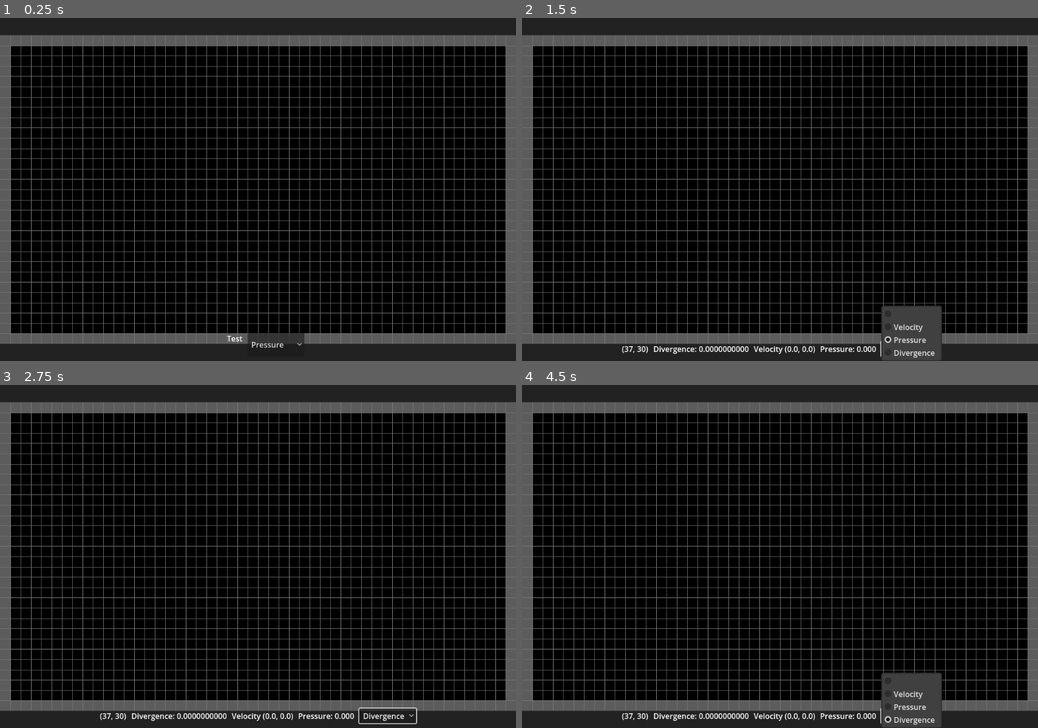
Above: before the commit, frames 1-4 (two rows, left to right).
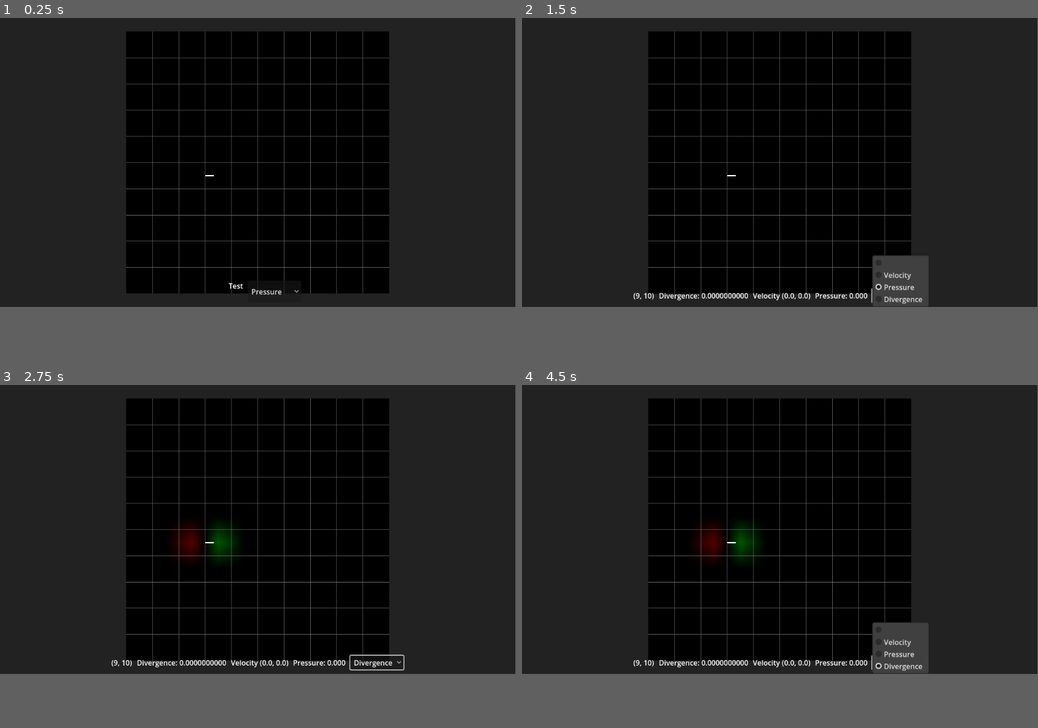
Above: after the commit, the same moments.

Repository: fbuedding/fluid-simulation
Game: Godot game, scene res://root.tscn
Same seed, same stepped clock (60 frames per second), same inputs: the game is played once before the commit and once after it. The engine's default icon, where the game draws it, is replaced by a stand-in: a white triangle on a blue panel in a dark square.
Inputs:
- Up to frame 1 (0.25 s): no input
- Up to frame 2 (1.5 s): click "Pressure" at 0.5 s; click "Pressure" at 1.25 s
- Up to frame 3 (2.75 s): click "Pressure" at 2 s
- Up to frame 4 (4.5 s): click "Divergence" at 2.75 s; click "Divergence" at 3.5 s; click "Divergence" at 4.25 s
In our replay, the window is 800x533 before the commit and 799x449 after it. These sizes can differ from the game's own. Grey fills any space a smaller window leaves; there, only what the larger window draws over its background counts as a difference.

The runs differ from the first frame. In frame 1, 56% of the frame differs, in the area x 0-100%, y 0-100%; in frame 2, 58%; in frame 3, 57%; in frame 4, 58%.
Error before the commit: Cannot call method 'storage_buffer_create' on a null value. (res://fluid_sim.gd:344)
Error after the commit: Cannot call method 'storage_buffer_create' on a null value. (res://fluid_sim.gd:416)

Commit message:
added advecter compute shader (not wrking)

Diff:
--- a/fluid_sim.gd
+++ b/fluid_sim.gd
@@ -29,15 +29,15 @@
 @onready var overlay_node: Sprite2D = $Overlay
 @onready var grid_node: Grid = $Grid
 
-var pressures: Double2DArray
-var divergence: Double2DArray
+var pressures: Float2DArray
+var divergence: Float2DArray
 var solid_cells: Packed2dBooleanArray
 var packed_compute_data: PackedVector2Array
-var velocities_x: Double2DArray
-var velocities_y: Double2DArray
-
-var velocities_x_1: Double2DArray
-var velocities_y_1: Double2DArray
+var velocities_x: Float2DArray
+var velocities_y: Float2DArray
+
+var velocities_x_1: Float2DArray
+var velocities_y_1: Float2DArray
 
 var window_size: Vector2
 var cell_size: float
@@ -67,31 +67,37 @@
 
 var pressure_solver_shader_rid: RID
 var packer_shader_rid: RID
-var adjecter_shader_rid: RID
+var advecter_shader_rid: RID
 
 var packed_data_shared_rid: RID
 
 var velocities_x_shared_uniform_rid: RID
 var velocities_y_shared_uniform_rid: RID
-var velocities_x_out_shared_uniform_rid: RID
-var velocities_y_out_shared_uniform_rid: RID
+var velocities_x_in_shared_uniform_rid: RID
+var velocities_y_in_shared_uniform_rid: RID
 
 var solids_shared_uniform_rid: RID
 var packer_params_uniform_rid: RID
 var pressure_uniform_rid: RID
 var solver_param_uniform_rid: RID
+var advecter_params_uniform_rid: RID
 
 var packed_data_set: Array[RDUniform] = []
 var velocity_set: Array[RDUniform] = []
+var velocity_in_set: Array[RDUniform] = []
 
 var packed_data_uniform_set_packer: RID
 var packed_data_uniform_set_solver: RID
 var pressure_uniform_set: RID
 var velocity_uniform_set_packer: RID
-var velocity_uniform_set_adjecter: RID
+var velocity_uniform_set_advecter: RID
+var velocity_in_uniform_set_advecter: RID
+
 var packer_params_uniform_set: RID
 var solver_params_uniform_set: RID
-
+var advecter_params_uniform_set: RID
+
+var advecter_pipeline: RID
 var solver_pipeline: RID
 var packer_pipeline: RID
 
@@ -101,38 +107,48 @@
 		rd.free_rid(pressure_solver_shader_rid)
 		rd.free_rid(packer_shader_rid)
 		rd.free_rid(packed_data_shared_rid)
+		rd.free_rid(advecter_shader_rid)
 		rd.free_rid(velocities_x_shared_uniform_rid)
 		rd.free_rid(velocities_y_shared_uniform_rid)
+		rd.free_rid(velocities_x_in_shared_uniform_rid)
+		rd.free_rid(velocities_y_in_shared_uniform_rid)
 		rd.free_rid(solids_shared_uniform_rid)
 		rd.free_rid(packer_params_uniform_rid)
+		rd.free_rid(advecter_params_uniform_rid)
 		rd.free_rid(pressure_uniform_rid)
 		rd.free_rid(solver_param_uniform_rid)
 		rd.free_rid(packed_data_uniform_set_packer)
 		rd.free_rid(pressure_uniform_set)
 		rd.free_rid(velocity_uniform_set_packer)
+		rd.free_rid(velocity_uniform_set_advecter)
+		rd.free_rid(velocity_in_uniform_set_advecter)
 		rd.free_rid(packer_params_uniform_set)
 		rd.free_rid(solver_params_uniform_set)
+		rd.free_rid(advecter_params_uniform_set)
 		rd.free_rid(solver_pipeline)
 		rd.free_rid(packer_pipeline)
+		rd.free_rid(advecter_pipeline)
 
 
 func _swap_velocities() -> void:
-	var velocities_x_tmp := velocities_x
+	var tmp := velocities_x
 	velocities_x = velocities_x_1
-	velocities_x_1 = velocities_x_tmp
-	var velocities_y_tmp := velocities_y
+	velocities_x_1 = tmp
+
+	tmp = velocities_y
 	velocities_y = velocities_y_1
-	velocities_y_1 = velocities_y_tmp
+	velocities_y_1 = tmp
+
 
 
 func _ready() -> void:
 	calc_sizes_and_offsets()
-	self.pressures = Double2DArray.new(grid_size.x, grid_size.y)
-	self.divergence = Double2DArray.new(grid_size.x, grid_size.y)
-	self.velocities_x = Double2DArray.new(grid_size.x + 1, grid_size.y)
-	self.velocities_y = Double2DArray.new(grid_size.x, grid_size.y + 1)
-	self.velocities_x_1 = Double2DArray.new(grid_size.x + 1, grid_size.y)
-	self.velocities_y_1 = Double2DArray.new(grid_size.x, grid_size.y + 1)
+	self.pressures = Float2DArray.new(grid_size.x, grid_size.y)
+	self.divergence = Float2DArray.new(grid_size.x, grid_size.y)
+	self.velocities_x = Float2DArray.new(grid_size.x + 1, grid_size.y)
+	self.velocities_y = Float2DArray.new(grid_size.x, grid_size.y + 1)
+	self.velocities_x_1 = Float2DArray.new(grid_size.x + 1, grid_size.y)
+	self.velocities_y_1 = Float2DArray.new(grid_size.x, grid_size.y + 1)
 	packed_compute_data = PackedVector2Array()
 	packed_compute_data.resize(grid_size.x * grid_size.y)
 
@@ -140,13 +156,22 @@
 	for y in grid_size.y:
 		for x in grid_size.x:
 			if x == 0 || y == 0 || x == grid_size.x - 1 || y == grid_size.y - 1:
-				solid_cells.set_val(x, y, true)
+				solid_cells.set_val(x, y, false)
 			else:
 				solid_cells.set_val(x, y, false)
 	grid_node.set_params(grid_size, cell_size, solid_cells.to_2d_arr())
 	grid_node.position = grid_offset
 	calc_divergence()
+	#self.pressures.rand(5, -5)
+	#self.velocities_x.rand(10, -10)
+	#self.velocities_y.rand(10, -10)
+	velocities_x.set_val(
+					3,
+					5,
+					20
+				)
 	_init_compute_shaders()
+
 
 
 func _init_compute_shaders() -> void:
@@ -154,10 +179,10 @@
 	_init_shared_uniform_sets()
 	_init_packer()
 	_init_solver()
+	_init_advecter()
 
 
 func _init_shared_uniform_sets() -> void:
-	pass
 	packed_data_shared_rid = _register_uniform(
 		rd,
 		0,
@@ -169,16 +194,15 @@
 	velocities_x_shared_uniform_rid = _register_uniform(
 		rd, 0, RenderingDevice.UNIFORM_TYPE_STORAGE_BUFFER, velocity_set, bytes.size(), bytes
 	)
+	velocities_x_in_shared_uniform_rid = _register_uniform(
+		rd, 0, RenderingDevice.UNIFORM_TYPE_STORAGE_BUFFER, velocity_in_set, bytes.size(), bytes
+	)
 	bytes = velocities_y.data.to_byte_array()
 	velocities_y_shared_uniform_rid = _register_uniform(
 		rd, 1, RenderingDevice.UNIFORM_TYPE_STORAGE_BUFFER, velocity_set, bytes.size(), bytes
 	)
-	velocities_x_out_shared_uniform_rid = _register_uniform(
-		rd, 0, RenderingDevice.UNIFORM_TYPE_STORAGE_BUFFER, velocity_set, bytes.size(), bytes
-	)
-	bytes = velocities_y.data.to_byte_array()
-	velocities_y_out_shared_uniform_rid = _register_uniform(
-		rd, 1, RenderingDevice.UNIFORM_TYPE_STORAGE_BUFFER, velocity_set, bytes.size(), bytes
+	velocities_y_in_shared_uniform_rid = _register_uniform(
+		rd, 1, RenderingDevice.UNIFORM_TYPE_STORAGE_BUFFER, velocity_in_set, bytes.size(), bytes
 	)
 	solids_shared_uniform_rid = _register_uniform(
 		rd,
@@ -260,9 +284,31 @@
 	packer_pipeline = rd.compute_pipeline_create(packer_shader_rid)
 
 
-func _init_velocity_advecter() -> void:
-	pass
-
+func _init_advecter() -> void:
+	advecter_shader_rid =_create_shader("res://advecter.glsl")
+	assert(packer_shader_rid.is_valid(), "Could not create shader")
+
+	var param_advecter_set: Array[RDUniform] = []
+	var params := PackedInt32Array()
+	params.resize(4)  # 8 padding bytes
+	params[0] = grid_size.x
+	params[1] = grid_size.y
+	params[2] = 0
+	params[3] = 0
+	advecter_params_uniform_rid = _register_uniform(
+		rd,
+		0,
+		RenderingDevice.UNIFORM_TYPE_UNIFORM_BUFFER,
+		param_advecter_set,
+		params.to_byte_array().size(),
+		params.to_byte_array()
+	)
+
+	velocity_in_uniform_set_advecter = rd.uniform_set_create(velocity_in_set,advecter_shader_rid, 0)
+	velocity_uniform_set_advecter = rd.uniform_set_create(velocity_set, advecter_shader_rid,1)
+	advecter_params_uniform_set = rd.uniform_set_create(param_advecter_set, advecter_shader_rid,2)
+
+	advecter_pipeline = rd.compute_pipeline_create(advecter_shader_rid)
 
 func _run_pressure_solver() -> void:
 	var list := rd.compute_list_begin()
@@ -304,18 +350,44 @@
 	rd.submit()
 	rd.sync()
 
+func _run_advecter(delta: float) -> void:
+	rd.buffer_update(advecter_params_uniform_rid, 4 * 2, 4, PackedFloat32Array([delta]).to_byte_array())
+	var list := rd.compute_list_begin()
+	rd.compute_list_bind_compute_pipeline(list, advecter_pipeline)
+	rd.compute_list_bind_uniform_set(list, velocity_in_uniform_set_advecter, 0)
+	rd.compute_list_bind_uniform_set(list, velocity_uniform_set_advecter, 1)
+	rd.compute_list_bind_uniform_set(list, advecter_params_uniform_set, 2)
+	@warning_ignore("integer_division")
+	rd.compute_list_dispatch(list, _ceiling_div((grid_size.x +1) * (grid_size.y +1), 16) , 1, 1)
+	rd.compute_list_end()
+	rd.submit()
+	rd.sync()
+
 
 func _get_pressure() -> void:
 	var output_bytes := rd.buffer_get_data(pressure_uniform_rid)
-	pressures.data = output_bytes.to_float64_array()
-
+	pressures.data = output_bytes.to_float32_array()
+
+func _get_velocity_x() -> void:
+	var output_bytes := rd.buffer_get_data(velocities_x_shared_uniform_rid)
+	print(output_bytes.to_float32_array())
+
+func _get_velocity_y() -> void:
+	var output_bytes := rd.buffer_get_data(velocities_y_shared_uniform_rid)
+	print(output_bytes.to_float32_array())
 
 func _update_velocity_buffers() -> void:
+	#var bytes := velocities_x.data.to_byte_array()
+	#rd.buffer_update(velocities_x_in_shared_uniform_rid, 0, bytes.size(), bytes)
+	#bytes = velocities_y.data.to_byte_array()
+	#rd.buffer_update(velocities_y_in_shared_uniform_rid, 0, bytes.size(), bytes)
 	var bytes := velocities_x.data.to_byte_array()
-	rd.buffer_update(velocities_x_shared_uniform_rid, 0, bytes.size(), bytes)
+	#rd.buffer_update(velocities_x_shared_uniform_rid, 0, bytes.size(), bytes)
+	rd.buffer_update(velocities_x_in_shared_uniform_rid, 0, bytes.size(), bytes)
 	bytes = velocities_y.data.to_byte_array()
-	rd.buffer_update(velocities_y_shared_uniform_rid, 0, bytes.size(), bytes)
-	pass
+	#rd.buffer_update(velocities_y_shared_uniform_rid, 0, bytes.size(), bytes)
+	rd.buffer_update(velocities_y_in_shared_uniform_rid, 0, bytes.size(), bytes)
+
 
 
 func _create_shader(path: String) -> RID:
@@ -359,21 +431,28 @@
 
 
 func _physics_process(_delta: float) -> void:
-	# calc_divergence()
+	calc_divergence()
 	if solver_enabled:
 		step_solver(_delta)
 
 
 func step_solver(_delta: float) -> void:
-	advect_velocity(_delta)
-	_swap_velocities()
-	_update_velocity_buffers()
+	#advect_velocity(_delta)
+
+	_run_advecter(_delta)
+	print("Velocity X")
+	_get_velocity_x()
+	print("Velocity Y")
+	_get_velocity_y()
+	#_swap_velocities()
+	#_update_velocity_buffers()
 	_run_packer(_delta)
 	for _i in iterations:
 		_run_pressure_solver()
 		_get_pressure()
 		pass
 	update_velocities(_delta)
+	_update_velocity_buffers()
 
 
 func _draw() -> void:
@@ -593,7 +672,7 @@
 			velocities_y.sub_val(x, y, K * (pressures.get_val(x, y) - pressures.get_val(x, y - 1)))
 
 
-func draw_values(data: Double2DArray) -> void:
+func draw_values(data: Float2DArray) -> void:
 	for y in data.height:
 		for x in data.width:
 			var value := data.get_scaled_val(x, y)
@@ -648,7 +727,7 @@
 	)
 
 
-func sample_bilinear(data: Double2DArray, pos: Vector2i, frac: Vector2) -> float:
+func sample_bilinear(data: Float2DArray, pos: Vector2i, frac: Vector2) -> float:
 	var x := pos.x
 	var y := pos.y
 	var top_left := data.get_val(x, y)
@@ -744,8 +823,6 @@
 		self.pressures.rand(5, -5)
 		self.velocities_x.rand(10, -10)
 		self.velocities_y.rand(10, -10)
-	if event.is_action_pressed("velocity_swap"):
-		_swap_velocities()
 	if event.is_action_pressed("velocity_dragging"):
 		dragging = true
 		highlighted_velocity_dragging_start_index = highlighted_velocity_index
@@ -848,16 +925,16 @@
 		return (x + y - 1) / y
 
 
-class Double2DArray:
+class Float2DArray:
 	extends RefCounted
 	var width: int
 	var height: int
-	var data: PackedFloat64Array
+	var data: PackedFloat32Array
 
 	func _init(w: int, h: int) -> void:
 		width = w
 		height = h
-		data = PackedFloat64Array()
+		data = PackedFloat32Array()
 		data.resize(w * h)
 
 	func _find_min() -> float:
--- a/project.godot
+++ b/project.godot
@@ -23,11 +23,6 @@
 gdscript/warnings/unsafe_cast=1
 gdscript/warnings/unsafe_call_argument=2
 gdscript/warnings/unsafe_void_return=2
-
-[display]
-
-window/size/viewport_width=1080
-window/size/viewport_height=720
 
 [editor]
 
--- a/root.tscn
+++ b/root.tscn
@@ -29,9 +29,9 @@
 
 [node name="Fluid Sim" type="Node2D" parent="." node_paths=PackedStringArray("mouse_position_label", "pressure_label", "velocity_label", "divergence_label")]
 script = ExtResource("2_pyidc")
-grid_size = Vector2i(50, 30)
+grid_size = Vector2i(10, 10)
 grid_margin = Vector2(0, 30)
-iterations = 15
+iterations = 50
 arrow_color = Color(1, 1, 1, 1)
 sub_arrow_color = Color(0.68478155, 0, 0.1802958, 1)
 arrow_line_width = 3.0
Not shown, changed: advecter.glsl
Not shown, changed: packer.glsl
Not shown, changed: solve_pressure.glsl
